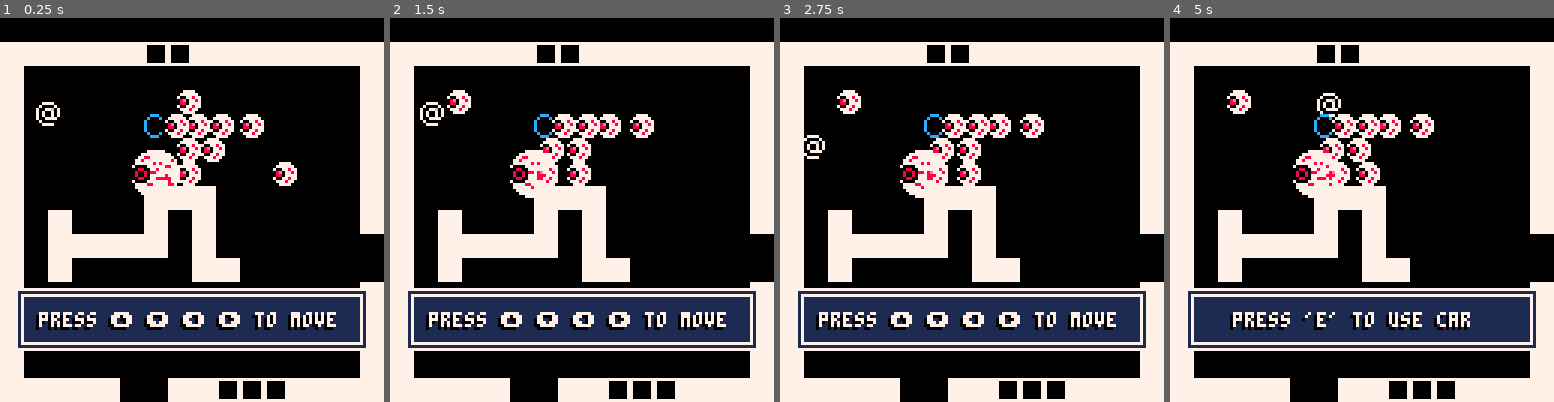
Above: before the commit, frames 1-4 (left to right).
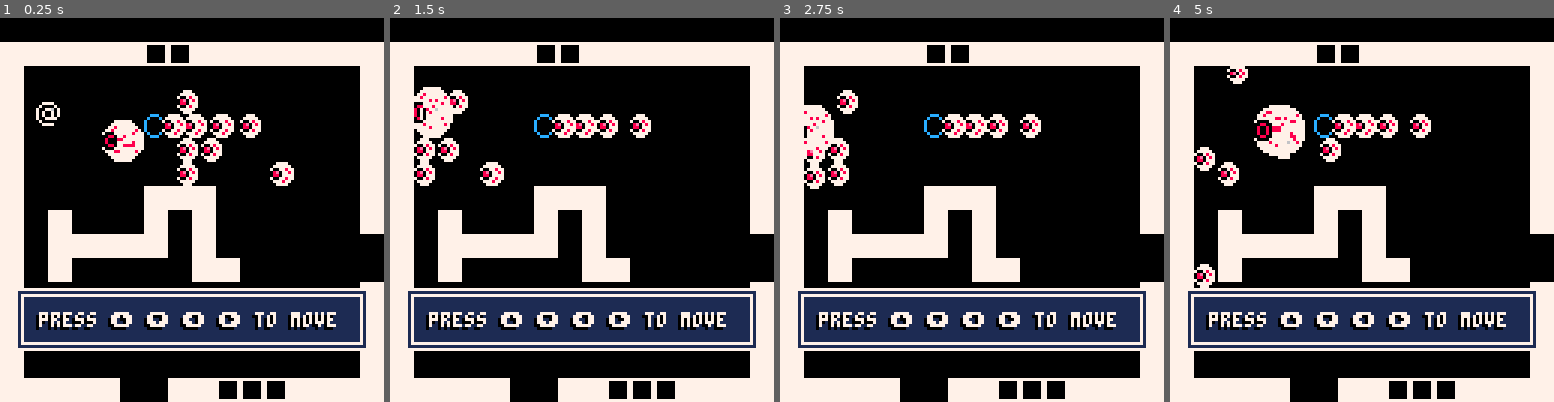
Above: after the commit, the same moments.

Repository: AlexanderClay/pico8-Projects
Game: PICO-8 cartridge hero.p8
The game is run twice, just before and just after one commit, with the same random seed, the same clock (stepped at 60 frames per second) and the same inputs.
Inputs:
- Up to frame 1 (0.25 s): no input
- Up to frame 2 (1.5 s): tap X (X key) at 1.07 s
- Up to frame 3 (2.75 s): hold Left 1.97-2.37 s; tap X (X key) at 2.07, 2.4, 2.73 s; hold Down from 2.42 s (still down)
- Up to frame 4 (5 s): release Down at 2.82 s; hold Right 2.87-3.53 s; tap X (X key) every 0.33 s from 3.07 to 4.73 s; hold Up 3.58-4.08 s; hold Right 4.13-4.53 s; hold Down from 4.58 s (still down)

The runs differ from the first frame. In frame 1, 2.7% of the frame differs, in the area x 26-78%, y 18-47%; in frame 2, 4.0%; in frame 3, 3.7%; in frame 4, 6.5%, in the area x 6-88%, y 12-82%.

Commit message:
hero: actor width and height

Diff:
--- a/hero.p8
+++ b/hero.p8
@@ -46,6 +46,10 @@
  a.dx = 0
  a.dy = 0
  a.spr = 16
+ a.sprw = 8 -- sprite width
+ a.sprh = 8
+ a.sprsw = 8 -- sprite screen width
+ a.sprsh = 8
  a.frame = 0
  a.t = 0
  a.drag = 0.6
@@ -76,7 +80,13 @@
     enmy1.spr=11
     enmy1.dx = -0.2
     enmy1.drag = 1
+    enmy1.layer = 2
     enmy1.active=true
+
+    enmy1.update = function()
+    	enmy1.sprsw = 8 + sin(enmy1.x*0.8)
+    	enmy1.sprsh = 8 + sin(enmy1.y)
+    end
     add(solid_actors, enmy1)
 	 	end
 	 	-- car
@@ -300,6 +310,13 @@
  end
 
 end
+function lerp(a, b, t)
+	return a + t * (b-a)
+end
+function move2(a, b, s)
+	if(a > b) then return a-s
+	else return a+s end
+end
 function fire(dir)
  local b = bullets.spawn(pl.x, pl.y)
 	b.dx=dir*0.3
@@ -322,12 +339,26 @@
  foreach(actor, move_actor)
 end
 
+function vec2(tx, ty)
+ tmp = {
+  x=tx,
+  y=ty
+ }
+	return tmp
+end
+
 function draw_actor(a)
 	if (a.active) then
-  local sx = (a.x * 8-mapx*128) - 4
-  local sy = (a.y * 8-mapy*128) - 4
+		local dim = vec2(a.sprsw*0.5, a.sprsh*0.5)
+
+		local sx = (a.x * 8-mapx*128) - dim.x
+  local sy = (a.y * 8-mapy*128) - dim.y
   if(a.layer == 2) then
-  	sspr(a.sprx, a.spry, a.sprw, a.sprh,sx, sy, a.sprw, a.sprh)
+  -- todo: simplify using a.spr
+  	local sprx = flr(a.spr % 16)*8
+  	local spry = flr(a.spr / 16)*8
+
+  	sspr(sprx, spry, a.sprw, a.sprh,sx, sy, a.sprsw, a.sprsh)
   else
    spr(a.spr + a.frame, sx, sy)
   end
@@ -451,20 +482,27 @@
  tut.uh = 3
  add(use_actors, tut)
 
- chas = make_actor(6,6)
- chas.active=true
- chas.spry = 32
- chas.sprx = 0
- chas.sprw = 16
- chas.sprh = 16
- chas.layer = 2
- chas.cool = 5
- add(solid_actors, chas)
+ chase = make_actor(6,6)
+ chase.active=true
+ chase.spr = 64
+ chase.w = 0.5
+ chase.h = 0.5
+ chase.sprsw = 16
+ chase.sprsh = 16
+ chase.sprw = 16
+ chase.sprh = 16
+ chase.layer = 2
+ chase.cool = 5
+ chase.update = function()
+ 	chase.sprsw = 16 + sin(chase.x*0.8)*2
+ 	chase.sprsh = 16 + sin(chase.y)*2
+ 	chase.x = move2(chase.x,pl.x,0.1)
+ 	chase.y = move2(chase.y,pl.y,0.1)
+ end
 
  pl = make_actor(2,4)
  pl.active=true
- pl.spry = 0
- pl.sprx = 8
+ pl.spr = 1
  pl.sprw = 8
  pl.sprh = 8
  pl.layer = 2
Not shown, changed: the music (__music__) section of hero.p8
Not shown, changed: the sound effects (__sfx__) section of hero.p8
